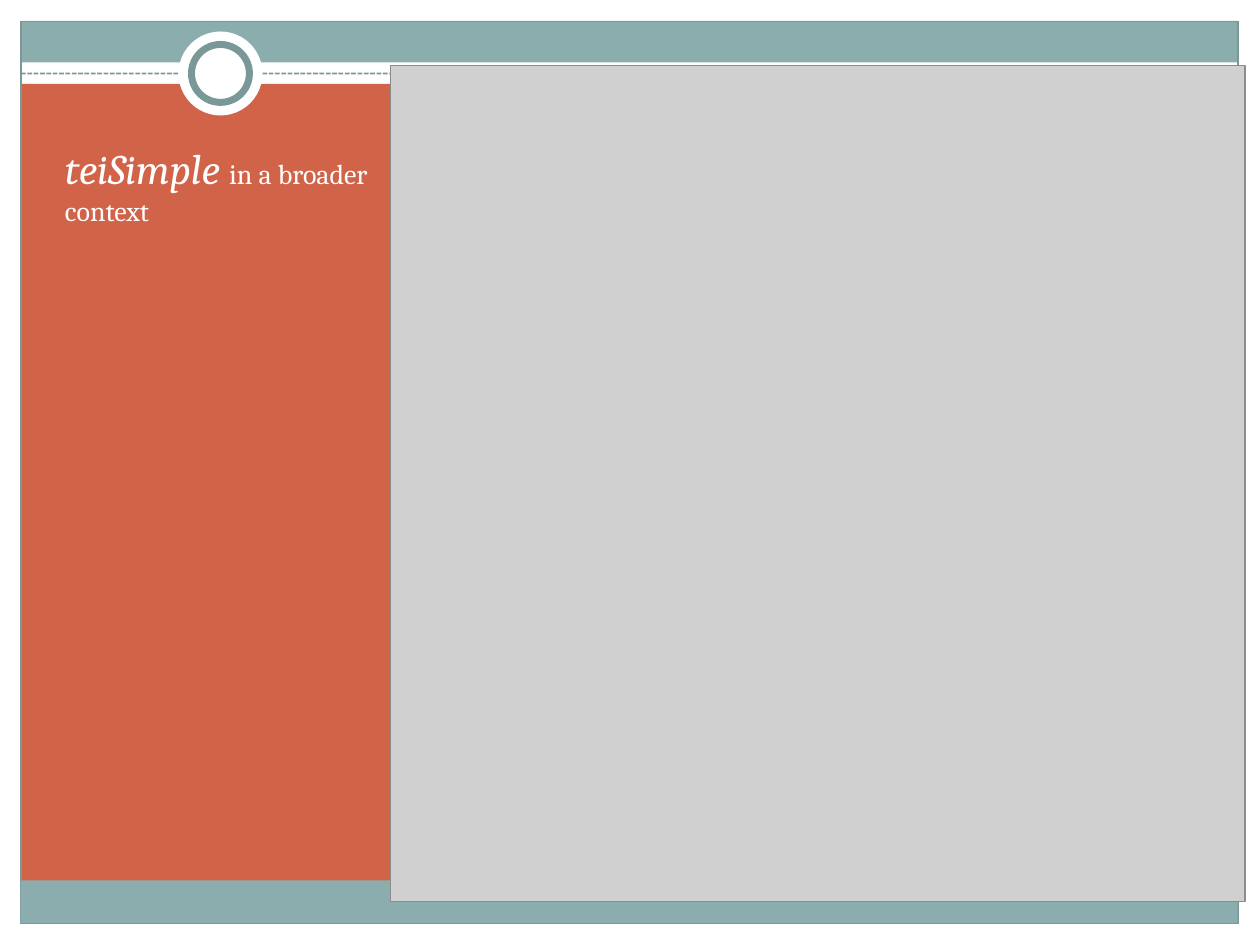
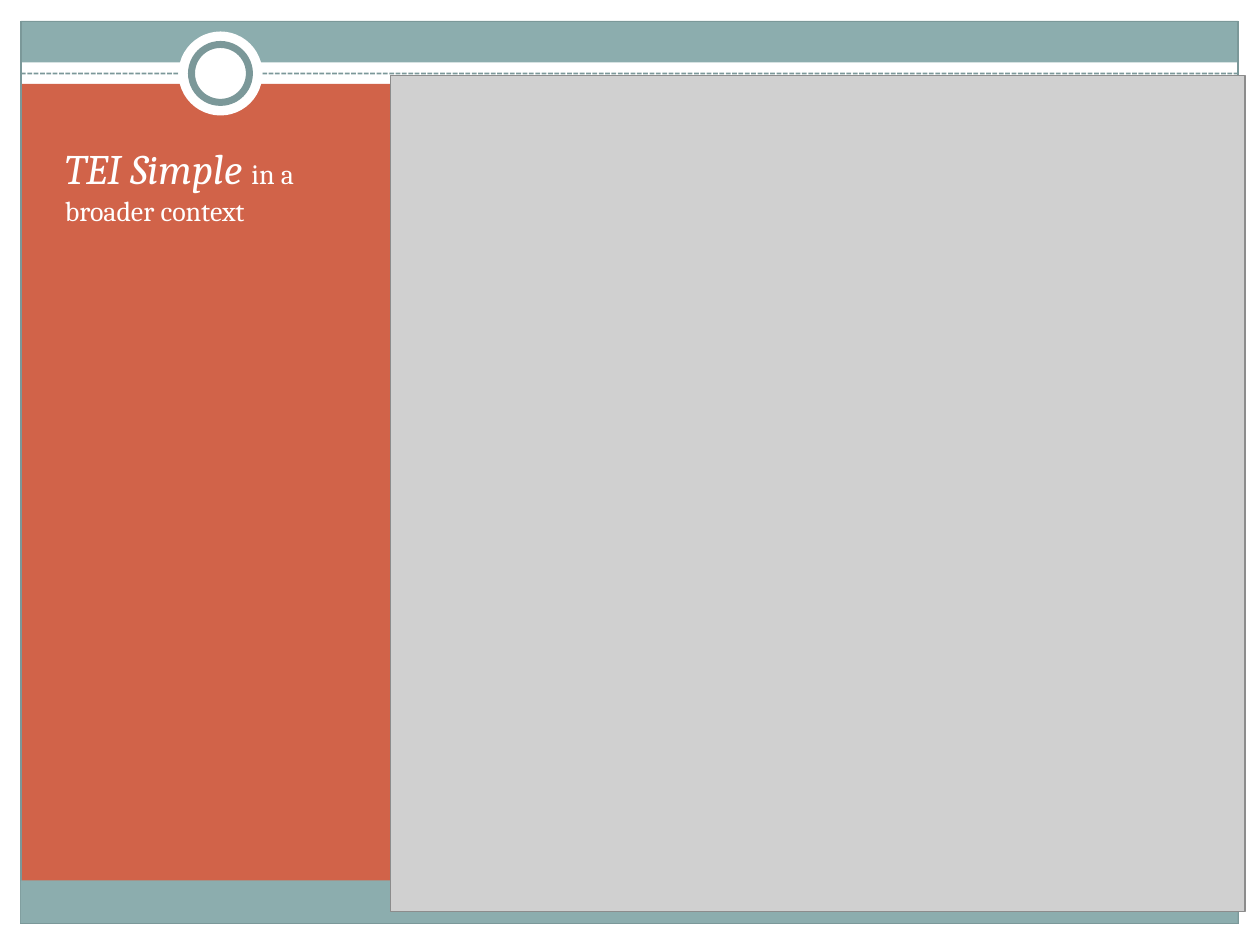
Before and after one commit to TEIC/TEI-Simple, a slide deck: slide 12 of advisory/oxford/teiSimple.pptx. Drawn at 1260x945 pixels with LibreOffice and Linux fonts; fonts in the diff are those of the drawing; grey boxes stand for pictures. Boxes give left, top, right and bottom in pixels: in the first picture for what was removed or moved away, otherwise in the second. Text is boxed around its words. In the diff, an @@ line names an element or a change of style, - is before the commit and + after.

```diff
--- a/advisory/oxford/teiSimple.pptx
+++ b/advisory/oxford/teiSimple.pptx
@@ picture moved from (x1=391, y1=66, x2=1245, y2=901) to (x1=391, y1=76, x2=1245, y2=911) @@
@@ text at (x1=65, y1=154, x2=294, y2=222): text changed @@
-teiSimple in a broader context
+TEI Simple in a broader context
```
Also in this commit, not shown: 8 other slides changed.
